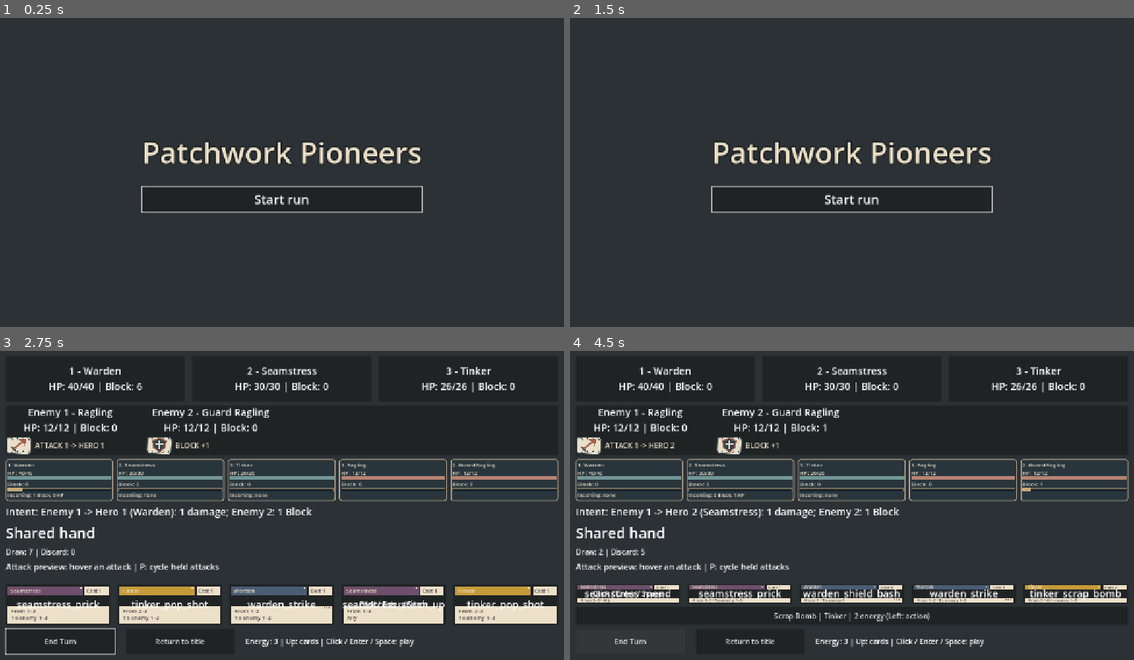
Above: before the commit, frames 1-4 (two rows, left to right).
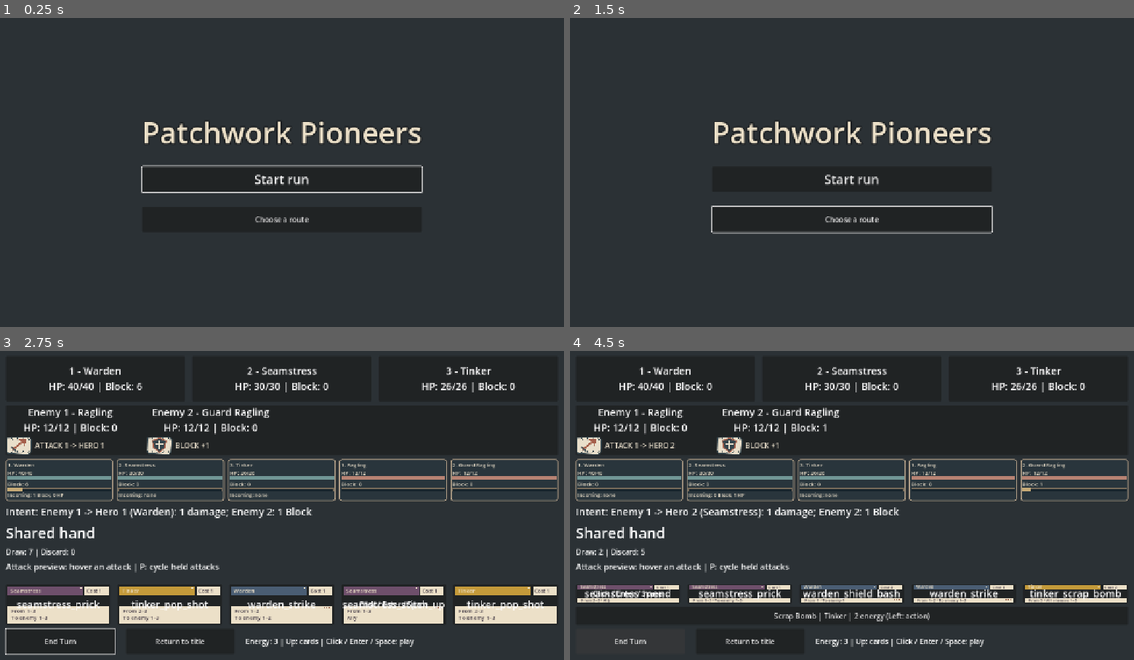
Above: after the commit, the same moments.

Repository: jcoev123-jpg/PatchworkPioneers
Game: Godot game, scene res://scenes/app.tscn
Two runs of this game, one before a commit and one after it. Both use one fixed random seed, a clock stepped at 60 frames per second and the inputs below.
Inputs (mouse positions are in pixels of both pictures, inside the frame that each line leads up to):
- Up to frame 1 (0.25 s): no input
- Up to frame 2 (1.5 s): click (852, 218) at 0.5 s, where only the run after the commit has a clickable "Choose a route"; click (852, 240) at 1.25 s, where only the run after the commit has a clickable "Back"
- Up to frame 3 (2.75 s): click "Start run" at 2 s
- Up to frame 4 (4.5 s): click "Return to title" at 2.75 s; click "Start run" at 3.5 s; click "End Turn" at 4.25 s

The runs differ from the first frame. In frame 1, 4.4% of the frame differs, in the area x 25-75%, y 33-67%; in frame 2, 4.4%; in frame 3, less than 0.1%; in frame 4, less than 0.1%.

Commit message:
Patchwork Pioneers cycle 029: Launch the starter fight from a seeded first-floor Fight node
Accepted by relay v2 (Claude final review, tests green).

Diff:
--- a/scripts/app.gd
+++ b/scripts/app.gd
@@ -17,6 +17,11 @@
 
 var title_label: Label
 var start_button: Button
+var route_button: Button
+var route_view: VBoxContainer
+var route_back_button: Button
+var route_buttons: Array[Button] = []
+var run_map: RunMap
 var title_view: VBoxContainer
 var battle_view: MarginContainer
 var hand_view: HBoxContainer
@@ -111,36 +116,134 @@
 	start_button.add_theme_font_size_override("font_size", 28)
 	start_button.pressed.connect(func(): start_run_requested.emit())
 	box.add_child(start_button)
+	route_button = Button.new()
+	route_button.text = "Choose a route"
+	route_button.custom_minimum_size = Vector2(240, 56)
+	route_button.pressed.connect(_open_route)
+	box.add_child(route_button)
+	start_button.focus_next = start_button.get_path_to(route_button)
+	route_button.focus_next = route_button.get_path_to(start_button)
+	start_button.focus_previous = start_button.focus_next
+	route_button.focus_previous = route_button.focus_next
 	start_button.grab_focus.call_deferred()
 	box.position -= box.get_combined_minimum_size() / 2.0
 
 
 func _start_run() -> void:
-	if deck != null:
-		return
+	if deck != null or run_map != null:
+		return
+	_start_battle()
+
+
+func _open_route() -> void:
+	if deck != null or run_map != null:
+		return
+	run_rng = RandomNumberGenerator.new()
+	run_rng.seed = run_seed
+	run_map = RunMap.new()
+	run_map.generate(run_rng)
+	title_view.hide()
+	route_view = VBoxContainer.new()
+	route_view.set_anchors_preset(Control.PRESET_CENTER)
+	route_view.add_theme_constant_override("separation", 16)
+	add_child(route_view)
+	var heading := Label.new()
+	heading.text = "Opening route - choose a Fight"
+	route_view.add_child(heading)
+	var actions: Array[Button] = []
+	for id in run_map.get_legal_choices():
+		var node := run_map.get_node(id)
+		var button := Button.new()
+		button.text = "%s: %s" % [id, node.type]
+		button.set_meta("route_id", id)
+		button.disabled = node.type != "Fight"
+		if button.disabled:
+			button.text += " (unavailable)"
+		button.custom_minimum_size = Vector2(340, 48)
+		button.pressed.connect(_choose_route.bind(id))
+		route_view.add_child(button)
+		route_buttons.append(button)
+		if not button.disabled:
+			actions.append(button)
+	route_back_button = Button.new()
+	route_back_button.text = "Back"
+	route_back_button.pressed.connect(_cancel_route)
+	route_view.add_child(route_back_button)
+	actions.append(route_back_button)
+	for index in range(actions.size()):
+		actions[index].focus_next = actions[index].get_path_to(actions[(index + 1) % actions.size()])
+		actions[index].focus_previous = actions[index].get_path_to(actions[(index - 1 + actions.size()) % actions.size()])
+	route_view.position -= route_view.get_combined_minimum_size() / 2.0
+	actions[0].grab_focus()
+
+
+func _choose_route(id: String) -> bool:
+	if deck != null or run_map == null or not is_instance_valid(route_view) \
+			or not route_view.is_visible_in_tree() or not run_map.get_route().is_empty():
+		return false
+	if not run_map.get_legal_choices().has(id) or run_map.get_node(id).get("type") != "Fight":
+		return false
+	if not _start_battle(run_rng):
+		return false
+	# Startup has succeeded; only now spend the route choice.
+	run_map.choose_node(id)
+	_clear_route_view()
+	return true
+
+
+func _clear_route_view() -> void:
+	if is_instance_valid(route_view):
+		remove_child(route_view)
+		route_view.queue_free()
+	route_view = null
+	route_back_button = null
+	route_buttons.clear()
+
+
+func _cancel_route() -> void:
+	if deck != null or route_view == null:
+		return
+	_clear_route_view()
+	run_map = null
+	run_rng = null
+	title_view.show()
+	route_button.grab_focus()
+
+
+func _start_battle(shared_rng: RandomNumberGenerator = null) -> bool:
 	var cards := _load_starter_deck()
 	if cards.is_empty():
 		push_warning("Starter deck is invalid or unreadable; run was not started")
-		return
+		return false
 	var selector := CombatEnemyIntents.new(_load_enemy_schedule())
 	var starting_enemies := CombatEnemies.new(_load_enemy_definitions())
 	if not selector.is_valid() or not starting_enemies.is_valid() or not _positions_align(selector, starting_enemies):
 		push_warning("Starter enemies or schedule are invalid; run was not started")
-		return
+		return false
 	var definitions := _load_party_definitions()
 	var starting_party := CombatParty.new(definitions)
 	if not starting_party.is_valid():
 		push_warning("Starter party definitions are invalid; run was not started")
-		return
-	var starting_rng := RandomNumberGenerator.new()
-	starting_rng.seed = run_seed
-	var starting_deck := CombatDeck.new(cards, starting_rng)
+		return false
+	var starting_rng := shared_rng
+	if starting_rng == null:
+		starting_rng = RandomNumberGenerator.new()
+		starting_rng.seed = run_seed
+	# An empty deck performs no shuffle. Validate the current binding contract first.
+	var starting_deck := CombatDeck.new([], starting_rng)
 	var starting_result := CombatBattleResult.new(starting_party, starting_enemies)
 	var starting_flow := CombatRoundFlow.new(starting_deck, starting_party,
 		starting_enemies, selector, starting_result)
+	if not starting_flow._valid_bindings():
+		push_warning("Starter combat bindings are invalid; run was not started")
+		return false
+	var rng_before := starting_rng.state
+	starting_deck.draw_pile.assign(cards)
+	starting_deck._shuffle_draw_pile()
 	if not starting_flow.begin_fight():
+		starting_rng.state = rng_before
 		push_warning("Starter combat bindings are invalid; run was not started")
-		return
+		return false
 	enemy_intents = selector
 	enemy_attacks = enemy_intents.get_intents()
 	party = starting_party
@@ -158,6 +261,7 @@
 	_refresh_party()
 	_refresh_enemy_roster()
 	end_turn_button.grab_focus()
+	return true
 
 
 ## Validate before allocating session objects; keep authored order for the seeded shuffle.
@@ -458,5 +562,7 @@
 	enemies = null
 	deck = null
 	run_rng = null
+	run_map = null
+	_clear_route_view()
 	title_view.show()
 	start_button.grab_focus()
--- /dev/null
+++ b/tests/live_run_map_entry_test.gd
@@ -0,0 +1,304 @@
+extends SceneTree
+
+var failures: Array[String] = []
+var checks := 0
+
+
+func _initialize() -> void:
+	call_deferred("_run")
+
+
+func _check(ok: bool, message: String) -> void:
+	checks += 1
+	if not ok:
+		failures.append(message)
+
+
+func _key(code: Key) -> void:
+	for down in [true, false]:
+		var event := InputEventKey.new()
+		event.keycode = code
+		event.pressed = down
+		root.push_input(event, true)
+		await process_frame
+
+
+func _click(button: Button) -> void:
+	_check(is_instance_valid(button) and button.is_visible_in_tree(), "mouse target is mounted")
+	if not is_instance_valid(button):
+		return
+	var point := button.get_global_rect().get_center()
+	_check(root.get_visible_rect().has_point(point), "mouse target inside viewport")
+	var motion := InputEventMouseMotion.new()
+	motion.position = point
+	root.push_input(motion, true)
+	for down in [true, false]:
+		var event := InputEventMouseButton.new()
+		event.position = point
+		event.button_index = MOUSE_BUTTON_LEFT
+		event.pressed = down
+		root.push_input(event, true)
+		await process_frame
+
+
+func _snapshot(app) -> Array:
+	var result: Array = [app.run_map.get_floors(), app.run_map.get_route(),
+		app.run_map.get_legal_choices(), app.run_rng.state]
+	if app.deck != null:
+		result.append([app.deck.draw_pile.duplicate(), app.deck.hand.duplicate(),
+			app.deck.discard_pile.duplicate(), app.deck.energy, app.deck.turn_active,
+			app.party.get_heroes(), app.enemies.get_enemies(), app.enemy_intents.get_intents()])
+	else:
+		result.append([app.deck, app.party, app.enemies, app.battle_view, app.round_flow, app.battle_result])
+	return result
+
+
+func _reject(app, id: String, reason: String) -> void:
+	var before := _snapshot(app)
+	_check(not app._choose_route(id), reason + " rejected")
+	_check(_snapshot(app) == before, reason + " spends no map/combat/RNG state")
+
+
+func _run() -> void:
+	root.size = Vector2i(1280, 720)
+	var fixture_seed := -1
+	var fight_id := ""
+	# Discover an available-Fight fixture without assuming node counts or kinds.
+	for value in range(100):
+		var rng := RandomNumberGenerator.new()
+		rng.seed = value
+		var map := RunMap.new()
+		_check(map.generate(rng), "reference generates")
+		var has_other := false
+		fight_id = ""
+		for id in map.get_legal_choices():
+			if map.get_node(id).type == "Fight":
+				fight_id = id
+			else:
+				has_other = true
+		if not fight_id.is_empty() and has_other:
+			fixture_seed = value
+			break
+	_check(fixture_seed >= 0 and not fight_id.is_empty(), "fixture has Fight and unsupported choices")
+	if fixture_seed < 0:
+		_finish()
+		return
+	var reference_rng := RandomNumberGenerator.new()
+	reference_rng.seed = fixture_seed
+	var reference := RunMap.new()
+	_check(reference.generate(reference_rng), "reference map exists")
+	var scene: PackedScene = load("res://scenes/app.tscn")
+	_check(scene != null, "real scene loads")
+	if scene == null:
+		_finish()
+		return
+	var app = scene.instantiate()
+	root.add_child(app)
+	await process_frame
+	_check(app.start_button.has_focus(), "original Start run initially focused")
+	_check(app.route_button.is_visible_in_tree(), "second title action mounted")
+	app.run_seed = fixture_seed
+	await _key(KEY_TAB)
+	_check(app.route_button.has_focus(), "second title button reached by keyboard")
+	await _key(KEY_ENTER)
+	_check(app.run_map != null and app.route_view != null, "keyboard opens route chooser")
+	if app.run_map == null or app.route_view == null:
+		app.free()
+		_finish()
+		return
+	_check(app.run_map.get_floors() == reference.get_floors() and
+		app.run_rng.state == reference_rng.state, "map generation matches reference stream")
+	_check(app.deck == null and app.run_map.get_route().is_empty(), "chooser has not started combat or committed")
+	_check(app.route_buttons.size() == reference.get_legal_choices().size(), "one control per actual legal opening")
+	if "--inject-wrong-type" in OS.get_cmdline_user_args():
+		app.route_buttons[0].text = "incorrect"
+	var seen: Array = []
+	for button in app.route_buttons:
+		var id: String = button.get_meta("route_id")
+		seen.append(id)
+		_check(reference.get_legal_choices().has(id), "mounted ID is legal: " + id)
+		var node := reference.get_node(id)
+		_check(not node.is_empty(), "reference node exists: " + id)
+		if node.is_empty():
+			continue
+		_check(button.is_visible_in_tree() and button.text.contains(id) and button.text.contains(node.type),
+			"exact ID/type visible: " + id)
+		_check(button.disabled == (node.type != "Fight"), "per-node operability: " + id)
+		if button.disabled:
+			_check(button.text.contains("unavailable"), "unsupported reason visible")
+			var before := _snapshot(app)
+			await _click(button)
+			_check(_snapshot(app) == before, "disabled mouse choice is unspent")
+			button.grab_focus()
+			await _key(KEY_ENTER)
+			_check(_snapshot(app) == before, "disabled keyboard choice is unspent")
+			_reject(app, id, "unsupported callback")
+	_check(seen == reference.get_legal_choices(), "all and only opening IDs displayed in map order")
+	_reject(app, "unknown", "unknown choice")
+	_reject(app, reference.get_floors()[1][0].id, "future unavailable node")
+	var before_direct := _snapshot(app)
+	app._start_run()
+	app._open_route()
+	_check(_snapshot(app) == before_direct, "duplicate opening/direct-start cannot overwrite route")
+	var old_rng: WeakRef = weakref(app.run_rng)
+	var old_map: WeakRef = weakref(app.run_map)
+	var old_view: int = app.route_view.get_instance_id()
+	app.route_back_button.grab_focus()
+	await _key(KEY_ENTER)
+	await process_frame
+	_check(app.run_map == null and app.run_rng == null and app.route_view == null and
+		app.route_buttons.is_empty() and app.route_back_button == null, "Back clears route models and controls")
+	_check(old_rng.get_ref() == null and old_map.get_ref() == null and
+		not is_instance_id_valid(old_view), "Back releases map/RNG/view")
+	_check(app.route_button.has_focus() and app.title_view.is_visible_in_tree(), "Back restores title focus")
+	_check(not app._choose_route(fight_id) and app.deck == null and app.run_rng == null, "cancelled callback cannot start battle")
+
+	var trace: Array = []
+	for session in range(2):
+		await _click(app.route_button)
+		_check(app.route_view != null, "mouse opens route chooser")
+		if app.route_view == null:
+			break
+		var same_rng = app.run_rng
+		var same_map = app.run_map
+		var fight: Button = null
+		for button in app.route_buttons:
+			if button.get_meta("route_id") == fight_id:
+				fight = button
+		_check(fight != null and not fight.disabled, "available Fight fixture mounted")
+		if fight == null:
+			break
+		if session == 0:
+			await _click(fight)
+		else:
+			app.route_back_button.grab_focus()
+			await _key(KEY_TAB)
+			_check(root.gui_get_focus_owner() in app.route_buttons and not root.gui_get_focus_owner().disabled,
+				"Tab from Back reaches an enabled Fight")
+			fight.grab_focus()
+			await _key(KEY_ENTER)
+		_check(app.deck != null and app.battle_view != null, "actual input starts real battle")
+		if app.deck == null:
+			break
+		_check(app.run_rng == same_rng and app.deck._rng == same_rng and app.run_map == same_map,
+			"combat retains exact map and shared RNG objects")
+		_check(app.run_map.get_route() == [fight_id] and app.run_map.get_current_floor() == 1,
+			"successful combat commits exactly one node")
+		_check(app.route_view == null and app.route_buttons.is_empty(), "chooser removed during battle")
+		_check(app.deck.energy == 3 and app.deck.hand.size() == 5 and app.deck.turn_active,
+			"M01 opens at three energy and five cards")
+		var cards: Array[String] = app._load_starter_deck()
+		var rng := RandomNumberGenerator.new()
+		rng.seed = fixture_seed
+		var map := RunMap.new()
+		_check(map.generate(rng), "combat reference generates")
+		var reference_deck := CombatDeck.new(cards, rng)
+		_check(reference_deck.start_turn() and map.choose_node(fight_id), "reference starts and commits")
+		_check(app.deck.hand == reference_deck.hand and app.deck.draw_pile == reference_deck.draw_pile
+			and app.run_rng.state == rng.state and app.run_map.get_floors() == map.get_floors(),
+			"map then hand use one uninterrupted seeded stream")
+		_check(app.hand_view.get_child_count() == 5 and app.end_turn_button.has_focus(), "real hand mounted and battle focused")
+		for index in range(app.deck.hand.size()):
+			_check(app.hand_view.get_child(index).get_child(0).text == app.deck.hand[index], "mounted card matches real hand")
+		if session == 0:
+			trace = _snapshot(app)
+		else:
+			_check(_snapshot(app) == trace, "two runs replay complete graph/route/hand/actors/RNG")
+		_reject(app, fight_id, "duplicate battle choice")
+		_reject(app, "unknown", "unknown during combat")
+		_reject(app, app.run_map.get_legal_choices()[0], "next floor during combat")
+		var before := _snapshot(app)
+		app._start_run()
+		app._open_route()
+		app._cancel_route()
+		_check(_snapshot(app) == before, "other starts and stale Back preserve battle")
+		same_rng = null
+		same_map = null
+		old_map = weakref(app.run_map)
+		old_rng = weakref(app.run_rng)
+		if session == 0:
+			await _click(app.return_button)
+		else:
+			app.return_button.grab_focus()
+			await _key(KEY_ENTER)
+		await process_frame
+		_check(app.deck == null and app.run_rng == null and app.run_map == null and app.battle_view == null,
+			"Return clears route and battle")
+		_check(old_map.get_ref() == null and old_rng.get_ref() == null, "Return releases map/RNG")
+		_check(app.start_button.has_focus(), "Return restores original title focus")
+
+	await _click(app.route_button)
+	if app.run_map != null:
+		for field in ["starter_deck_path", "starter_party_path", "starter_attacks_path", "starter_enemies_path"]:
+			var original: String = app.get(field)
+			app.set(field, OS.get_environment("TEMP").path_join("patchwork_missing_029.json"))
+			_reject(app, fight_id, "bad starter data: " + field)
+			app.set(field, original)
+		# Valid CombatParty input that violates the current round-flow owner contract.
+		var definitions: Array = JSON.parse_string(FileAccess.get_file_as_string(app.STARTER_PARTY_PATH))
+		definitions[1].id = "wrong_owner"
+		var path := OS.get_environment("TEMP").path_join("patchwork_route_029_party.json")
+		var file := FileAccess.open(path, FileAccess.WRITE)
+		_check(file != null, "external invalid-contract fixture writable")
+		if file != null:
+			file.store_string(JSON.stringify(definitions))
+			file.close()
+			app.starter_party_path = path
+			_reject(app, fight_id, "valid party with invalid round-flow binding")
+			app.starter_party_path = app.STARTER_PARTY_PATH
+			DirAccess.remove_absolute(path)
+		var before_retry := _snapshot(app)
+		var retry_button: Button = null
+		for button in app.route_buttons:
+			if button.get_meta("route_id") == fight_id:
+				retry_button = button
+		_check(retry_button != null, "failed starter attempts retain the mounted Fight")
+		if retry_button != null:
+			await _click(retry_button)
+			_check(app.deck != null and app.run_map.get_route() == [fight_id], "corrected data retries successfully via mouse")
+			if app.deck != null:
+				_check(app.run_map.get_floors() == before_retry[0], "retry retains generated graph")
+				await _click(app.return_button)
+	# A generated opening need not contain a supported activity. Back must remain reachable.
+	var no_fight_seed := -1
+	for value in range(100):
+		var rng := RandomNumberGenerator.new()
+		rng.seed = value
+		var map := RunMap.new()
+		map.generate(rng)
+		var has_fight := false
+		for id in map.get_legal_choices():
+			has_fight = has_fight or map.get_node(id).type == "Fight"
+		if not has_fight:
+			no_fight_seed = value
+			break
+	_check(no_fight_seed >= 0, "no-Fight fixture found")
+	if no_fight_seed >= 0:
+		app.run_seed = no_fight_seed
+		await _click(app.route_button)
+		_check(app.run_map != null and not app.route_buttons.is_empty(), "no-Fight map actually mounted")
+		for button in app.route_buttons:
+			_check(button.disabled and app.run_map.get_node(button.get_meta("route_id")).type != "Fight",
+				"unsupported opening remains disabled")
+		_check(app.route_back_button.has_focus(), "Back focused when no Fight exists")
+		await _key(KEY_ENTER)
+		_check(app.run_map == null and app.run_rng == null and app.deck == null, "no-Fight Back clears session")
+	app.run_seed = fixture_seed
+	await _click(app.start_button)
+	_check(app.deck != null and app.run_map == null and app.route_view == null, "original direct start preserved")
+	if app.deck != null:
+		var rng := RandomNumberGenerator.new()
+		rng.seed = fixture_seed
+		var direct := CombatDeck.new(app._load_starter_deck(), rng)
+		_check(direct.start_turn(), "direct reference starts")
+		_check(app.deck.hand == direct.hand and app.run_rng.state == rng.state, "direct start retains original seeded hand")
+		await _click(app.return_button)
+	app.free()
+	_finish()
+
+
+func _finish() -> void:
+	for failure in failures:
+		printerr(failure)
+	print("live_run_map_entry_test: ", "PASS" if failures.is_empty() else "FAIL", " (", checks, " checks)")
+	quit(0 if failures.is_empty() else 1)
Not shown, added: tests/live_run_map_entry_test.gd.uid
